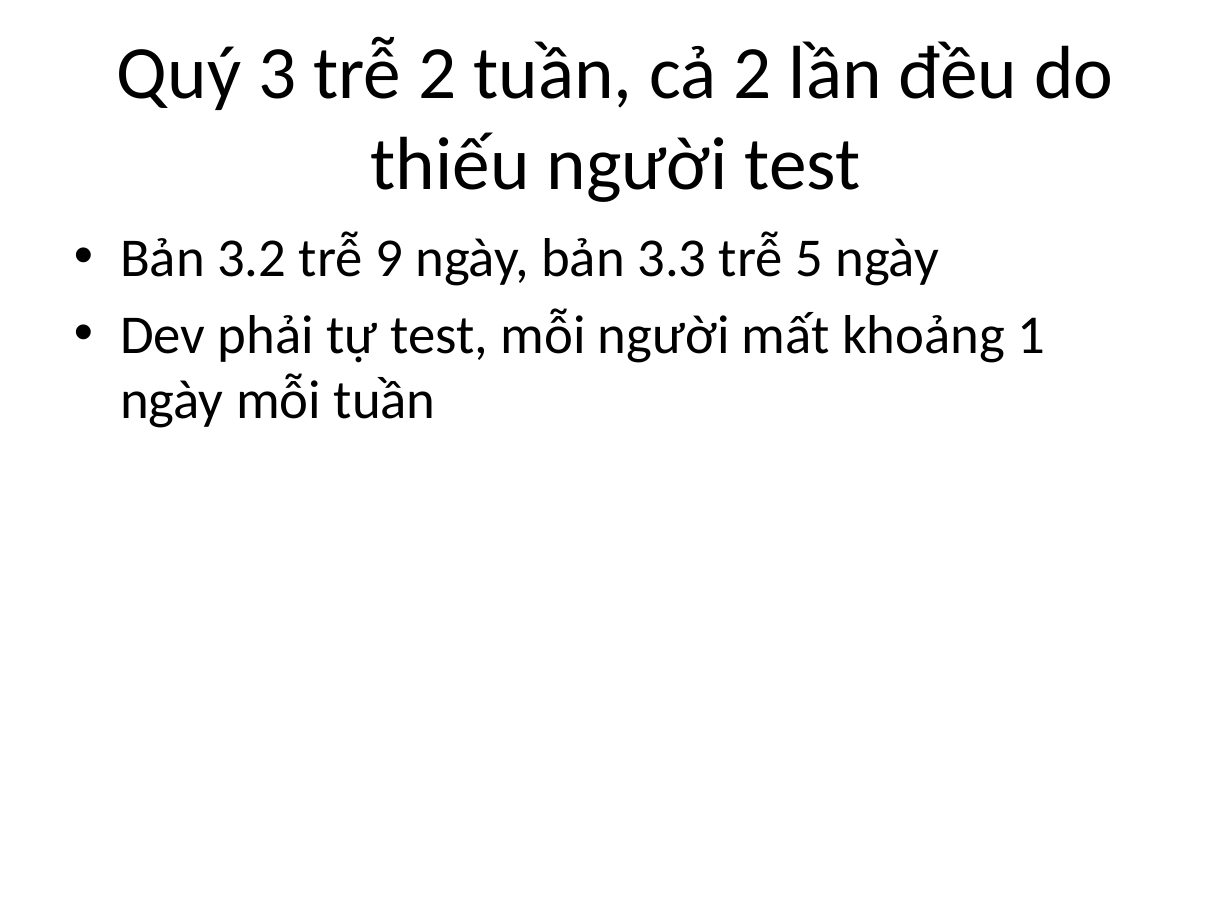
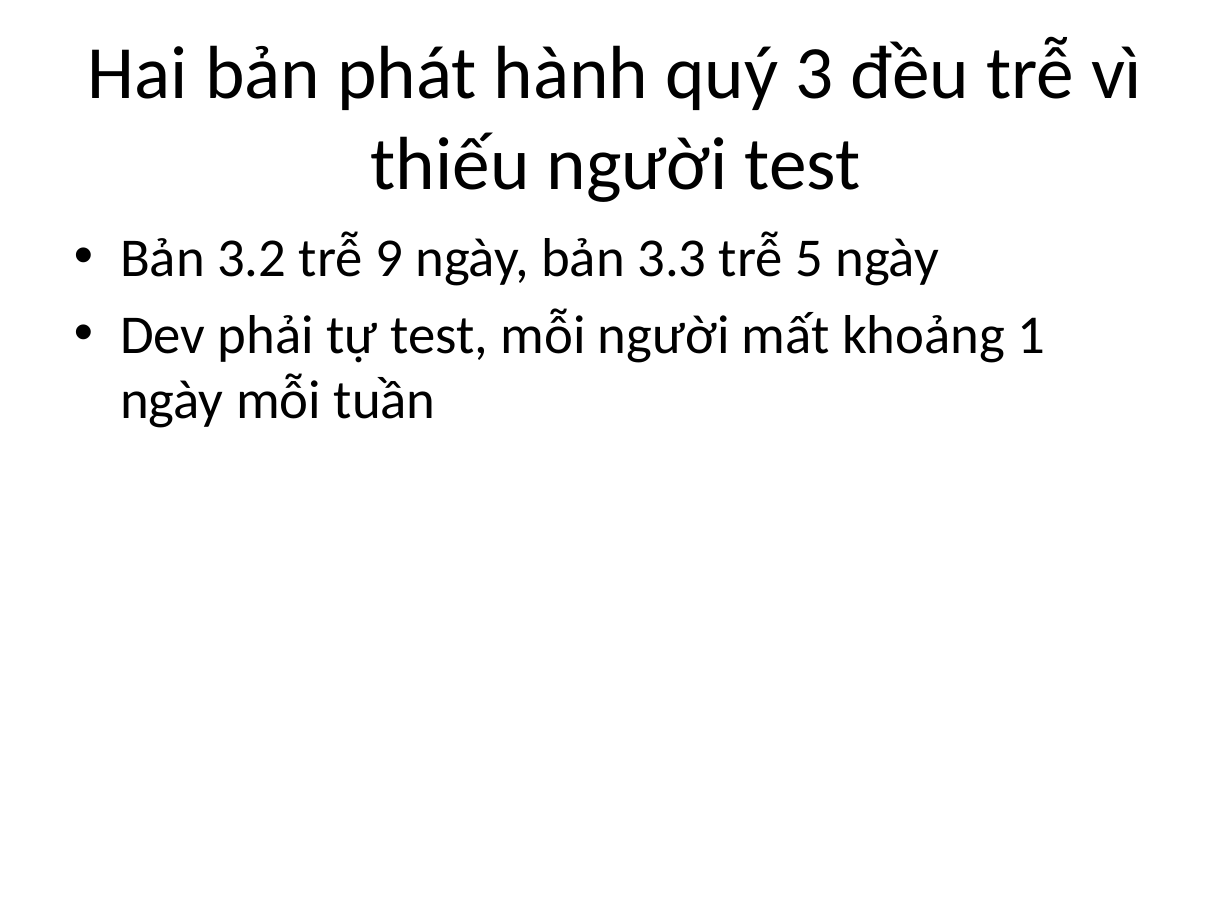
Before and after one commit to anhnx000/viet-nhu-nguoi, a slide deck: slide 2 of examples/slide-sau.pptx. Drawn at 1232x924 pixels with LibreOffice and Linux fonts; fonts in the diff are those of the drawing. Boxes give left, top, right and bottom in pixels: in the first picture for what was removed or moved away, otherwise in the second. Text is boxed around its words. In the diff, an @@ line names an element or a change of style, - is before the commit and + after.

```diff
--- a/examples/slide-sau.pptx
+++ b/examples/slide-sau.pptx
@@ title at <box>88,36,1142,202</box>: text changed @@
-Quý 3 trễ 2 tuần, cả 2 lần đều do thiếu người test
+Hai bản phát hành quý 3 đều trễ vì thiếu người test
```
Also in this commit, not shown: 2 other slides changed, 14 other files.
